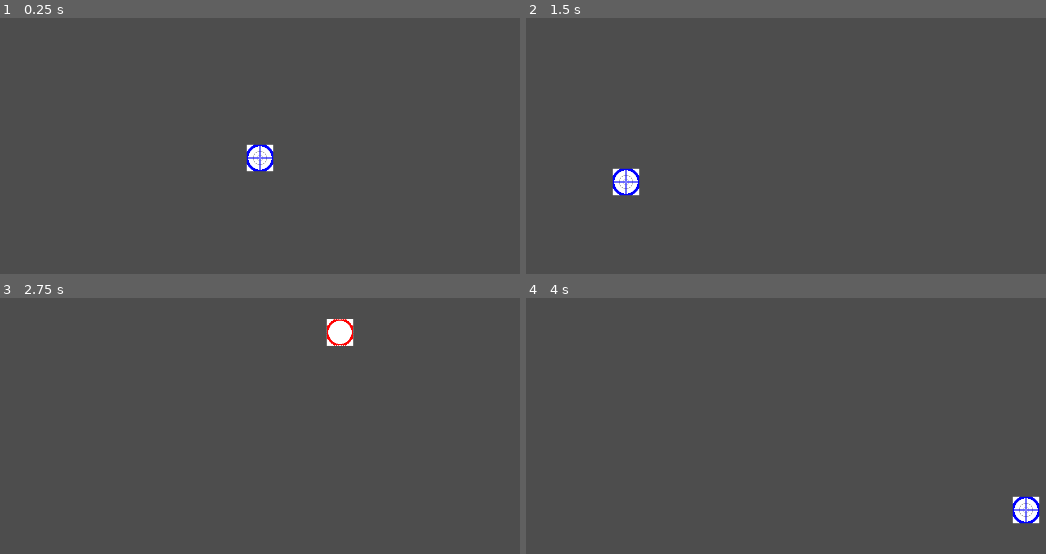
Above: before the commit, frames 1-4 (two rows, left to right).
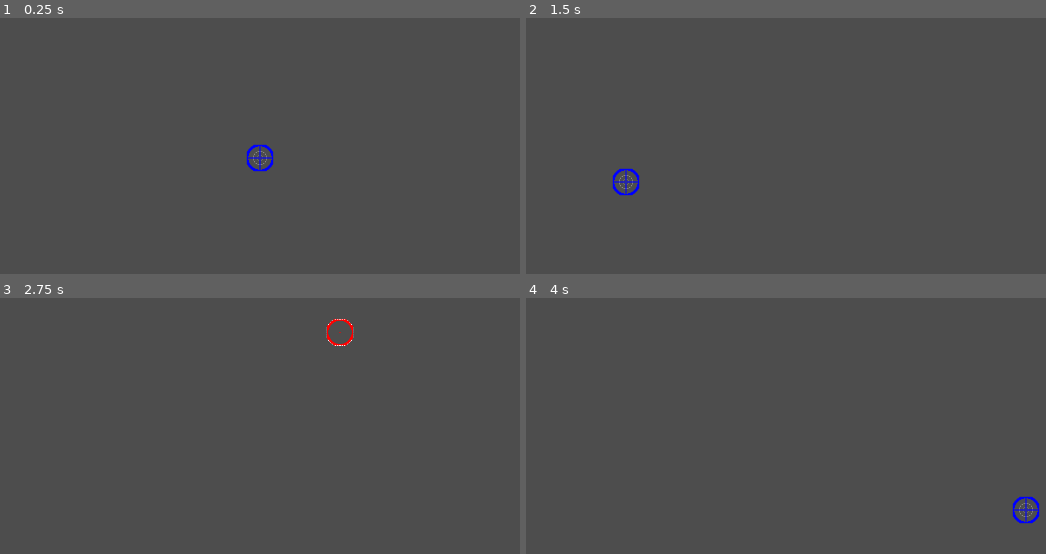
Above: after the commit, the same moments.

Repository: CISC204-S26/final-project-team-4
Game: Godot game, scene res://Scenes/test.tscn
Same seed, same stepped clock (60 frames per second), same inputs: the game is played once before the commit and once after it.
Inputs (mouse positions are in pixels of both pictures, inside the frame that each line leads up to):
- Up to frame 1 (0.25 s): no input
- Up to frame 2 (1.5 s): tap Enter at 0.5 s; move the mouse to (962, 133) at 0.52 s; hold D (move_right) from 0.53 s (still down); click (962, 133) at 0.6 s; tap Space at 1.25 s; move the mouse to (624, 181) at 1.27 s; right-click (624, 181) at 1.35 s
- Up to frame 3 (2.75 s): tap Enter at 2 s; move the mouse to (338, 331) at 2.02 s; release D (move_right) at 2.03 s; hold A (move_left) from 2.03 s (still down); tap Mouse wheel down (scroll_down) at 2.1 s
- Up to frame 4 (4 s): tap Space at 2.75 s; move the mouse to (744, 533) at 2.77 s; release A (move_left) at 2.78 s; hold D (move_right) from 2.78 s (still down); tap Mouse wheel up (scroll_up) at 2.85 s; tap Enter at 3.5 s; move the mouse to (1025, 510) at 3.52 s; click (1025, 510) at 3.6 s

The runs differ from the first frame. In frame 1, 0.4% of the frame differs, in the area x 47-53%, y 49-61%; in frame 2, 0.4%; in frame 3, 0.4%, in the area x 62-69%, y 8-19%; in frame 4, 0.4%.

Commit message:
Crosshair update
Made the crosshair sprites transparent

Diff:
--- a/final_project_all_together_now/Scenes/bullet.tscn
+++ b/final_project_all_together_now/Scenes/bullet.tscn
@@ -6,11 +6,23 @@
 [sub_resource type="CircleShape2D" id="CircleShape2D_4mw4s"]
 radius = 25.0
 
+[sub_resource type="SpriteFrames" id="SpriteFrames_oduel"]
+animations = [{
+"frames": [{
+"duration": 1.0,
+"texture": ExtResource("1_xjght")
+}],
+"loop": true,
+"name": &"Normal",
+"speed": 5.0
+}]
+
 [node name="Bullet" type="Area2D" unique_id=298394698]
 script = ExtResource("1_oduel")
 
 [node name="CollisionShape2D" type="CollisionShape2D" parent="." unique_id=880878536]
 shape = SubResource("CircleShape2D_4mw4s")
 
-[node name="Sprite2D" type="Sprite2D" parent="." unique_id=1154076300]
-texture = ExtResource("1_xjght")
+[node name="AnimatedSprite2D" type="AnimatedSprite2D" parent="." unique_id=985419023]
+sprite_frames = SubResource("SpriteFrames_oduel")
+animation = &"Normal"
Binary file changed: final_project_all_together_now/Art/Crosshair1.png
Binary file changed: final_project_all_together_now/Art/Crosshair2.png
Binary file changed: final_project_all_together_now/Art/Crosshair3.png
Binary file added: final_project_all_together_now/Art/PowerBlock.png
Not shown, added: final_project_all_together_now/Art/PowerBlock.png.import
